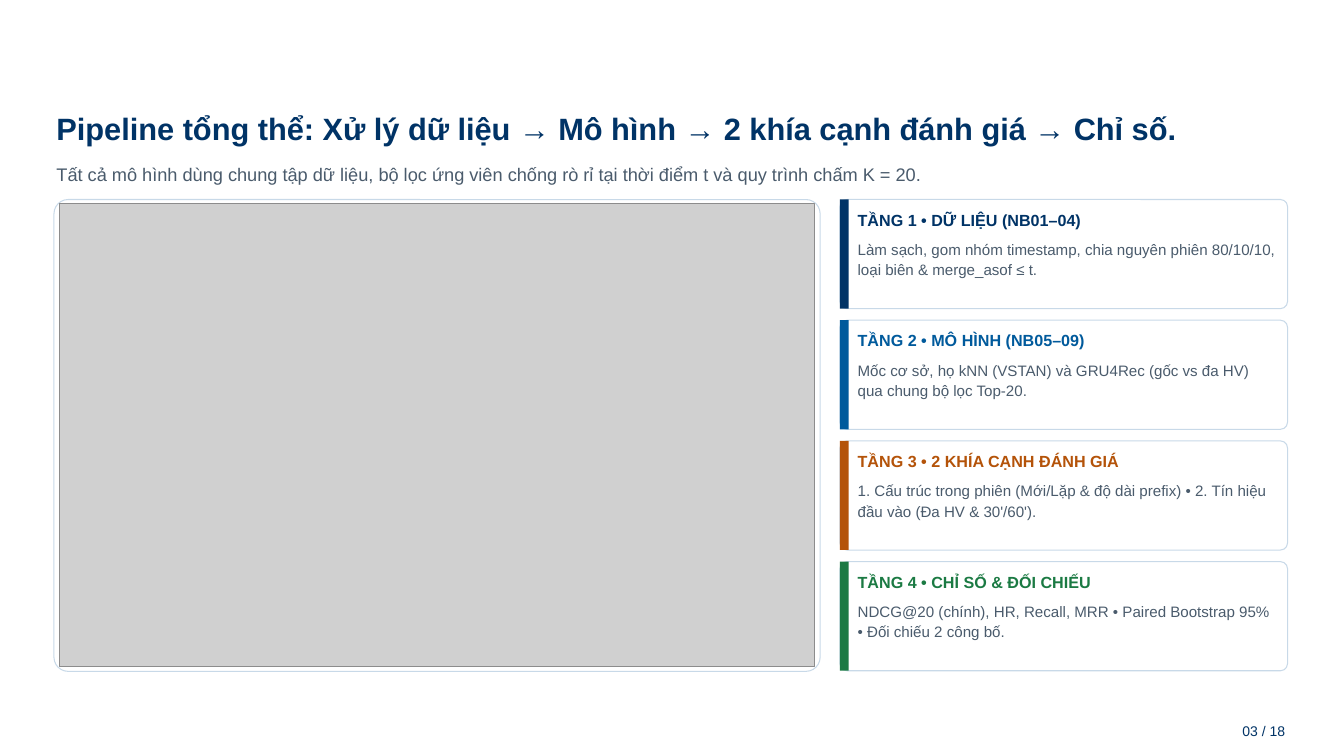
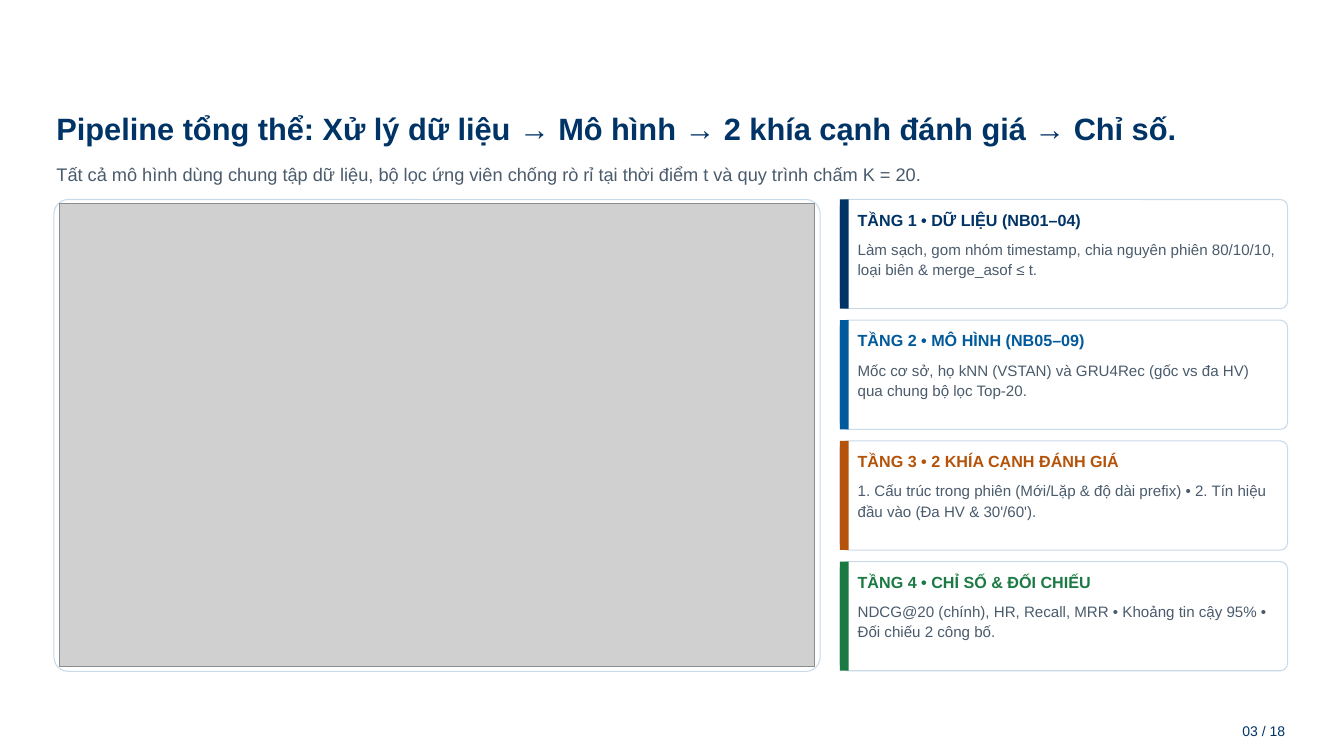
Before and after one commit to Mymark1010/MultiBehavior_Product_Recommendation_System, a slide deck: slide 3 of docs/BAO_CAO_TIEN_DO_PROJECT3_HUST_27_11_v3.pptx. Drawn at 1344x756 pixels with LibreOffice and Linux fonts; fonts in the diff are those of the drawing; grey boxes stand for pictures; background and template pictures are left out. Boxes give left, top, right and bottom in pixels: in the first picture for what was removed or moved away, otherwise in the second. Text is boxed around its words. In the diff, an @@ line names an element or a change of style, - is before the commit and + after.

```diff
--- a/docs/BAO_CAO_TIEN_DO_PROJECT3_HUST_27_11_v3.pptx
+++ b/docs/BAO_CAO_TIEN_DO_PROJECT3_HUST_27_11_v3.pptx
@@ text at [858, 605, 1257, 640]: text changed @@
-NDCG@20 (chính), HR, Recall, MRR • Paired Bootstrap 95% • Đối chiếu 2 công bố.
+NDCG@20 (chính), HR, Recall, MRR • Khoảng tin cậy 95% • Đối chiếu 2 công bố.
```
Also in this commit, not shown: 3 other slides changed, 2 other files.
